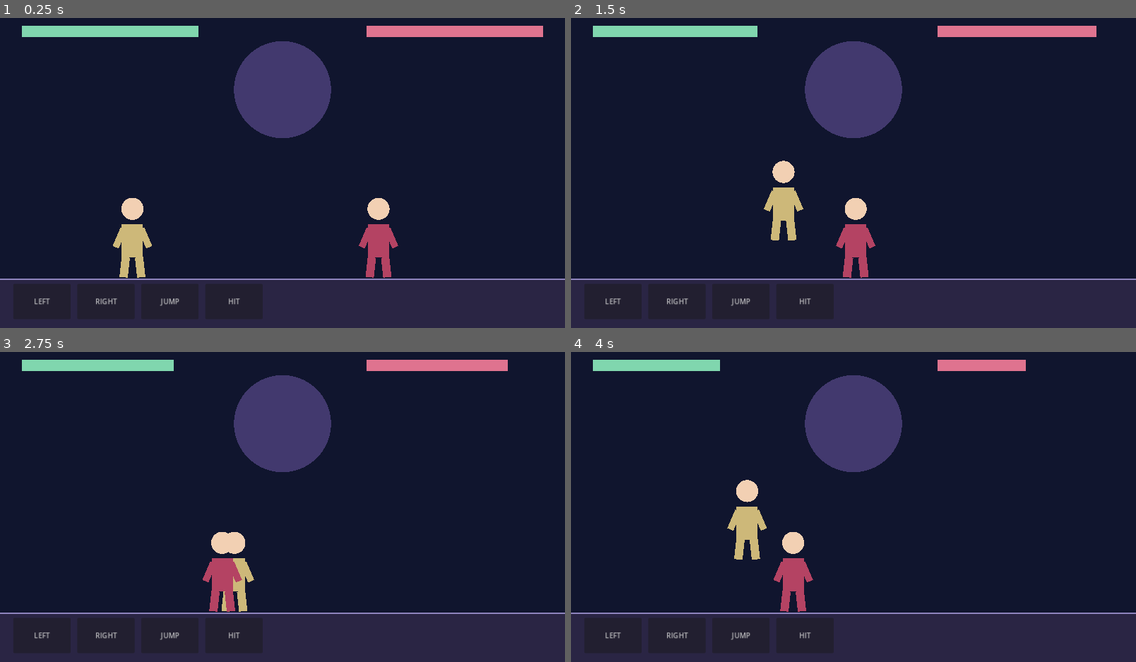
Above: before the commit, frames 1-4 (two rows, left to right).
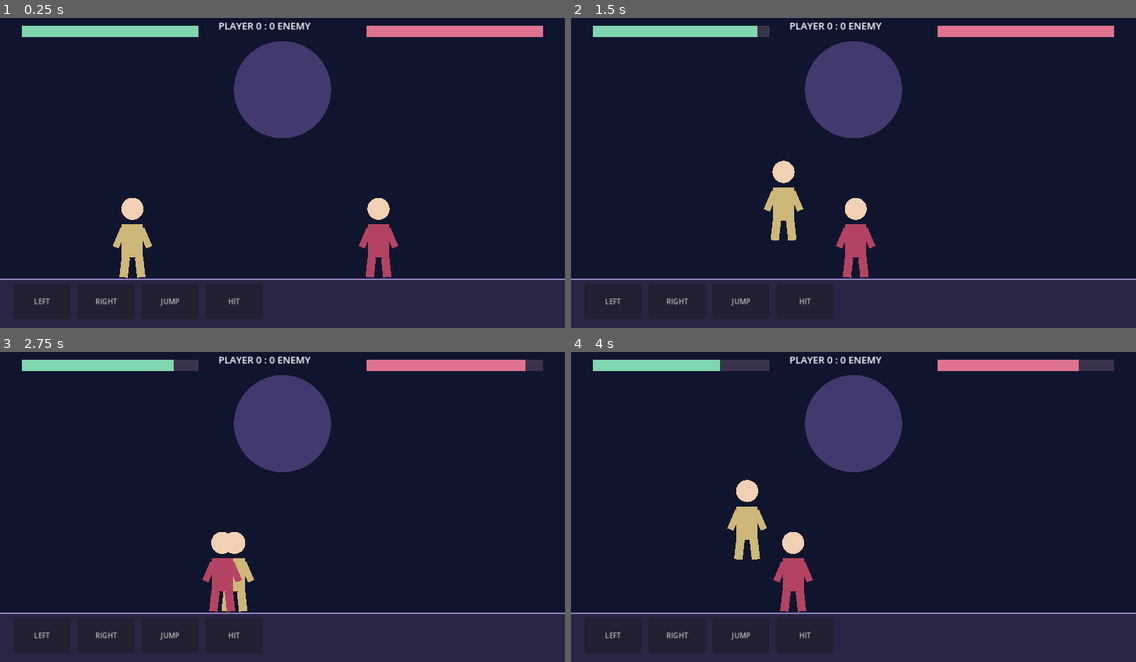
Above: after the commit, the same moments.

Repository: PerchikHot/Eclipse-Arena-
Game: Godot game, scene res://scenes/Main.tscn
Two runs of this game, one before a commit and one after it. Both use one fixed random seed, a clock stepped at 60 frames per second and the inputs below.
Inputs:
- Up to frame 1 (0.25 s): no input
- Up to frame 2 (1.5 s): hold D 0.53-1.28 s; hold J 0.53-1.28 s; tap Space at 0.77 s; hold A from 1.28 s (still down); tap J at 1.35 s
- Up to frame 3 (2.75 s): tap Space at 1.52 s; release A at 2.03 s; hold D from 2.03 s (still down); hold J from 2.03 s (still down)
- Up to frame 4 (4 s): release D at 2.78 s; release J at 2.78 s; hold W 2.78-3.53 s; tap J at 2.85 s; tap Space at 3.02, 3.77 s; hold A from 3.53 s (still down); hold J from 3.53 s (still down)

The runs differ from the first frame. In frame 1, 0.2% of the frame differs, in the area x 38-55%, y 1-4%; in frame 2, 0.4%; in frame 3, 0.6%; in frame 4, 1.1%, in the area x 26-97%, y 1-7%.

Commit message:
Add win lose round flow and restart button

Diff:
--- a/scripts/main.gd
+++ b/scripts/main.gd
@@ -12,6 +12,12 @@
 var right_rig := {}
 var controls := {}
 var held := {}
+var round_over := false
+var player_wins := 0
+var enemy_wins := 0
+var score_label: Label
+var result_label: Label
+var restart_button: Button
 
 func _ready() -> void:
     left_rig = make_rig()
@@ -27,6 +33,51 @@
         held[label] = false
         button.button_down.connect(func(): held[label] = true)
         button.button_up.connect(func(): held[label] = false)
+    score_label = Label.new()
+    score_label.position = Vector2(495, 20)
+    score_label.add_theme_font_size_override("font_size", 22)
+    score_label.text = "PLAYER 0 : 0 ENEMY"
+    add_child(score_label)
+    result_label = Label.new()
+    result_label.position = Vector2(500, 280)
+    result_label.add_theme_font_size_override("font_size", 42)
+    result_label.visible = false
+    add_child(result_label)
+    restart_button = Button.new()
+    restart_button.text = "RESTART"
+    restart_button.position = Vector2(760, 620)
+    restart_button.size = Vector2(170, 80)
+    restart_button.visible = false
+    restart_button.pressed.connect(restart_round)
+    add_child(restart_button)
+
+func restart_round() -> void:
+    hp_left = 100
+    hp_right = 100
+    x_left = 300.0
+    x_right = 900.0
+    y_left = 610.0
+    velocity_y = 0.0
+    attack_cooldown = 0.0
+    enemy_cooldown = 0.0
+    round_over = false
+    result_label.visible = false
+    restart_button.visible = false
+    queue_redraw()
+
+func finish_round(player_won: bool) -> void:
+    if round_over:
+        return
+    round_over = true
+    if player_won:
+        player_wins += 1
+        result_label.text = "YOU WIN!"
+    else:
+        enemy_wins += 1
+        result_label.text = "YOU LOSE!"
+    score_label.text = "PLAYER %d : %d ENEMY" % [player_wins, enemy_wins]
+    result_label.visible = true
+    restart_button.visible = true
 
 func make_rig() -> Dictionary:
     var anchors := {}
@@ -35,6 +86,8 @@
     return anchors
 
 func _process(delta: float) -> void:
+    if round_over:
+        return
     attack_cooldown = maxf(0, attack_cooldown - delta)
     enemy_cooldown = maxf(0, enemy_cooldown - delta)
     var left_pressed: bool = Input.is_key_pressed(KEY_A) or held["LEFT"]
@@ -50,14 +103,18 @@
     if y_left >= 610:
         velocity_y = 0
     if hit_pressed and attack_cooldown <= 0:
-        attack_cooldown = 0.35
+        attack_cooldown = 0.55
         if absf(x_left - x_right) < 145:
             hp_right = maxi(0, hp_right - 10)
+            if hp_right == 0:
+                finish_round(true)
     if hp_left > 0 and hp_right > 0:
         x_right += signf(x_left - x_right) * 170 * delta if absf(x_left - x_right) > 110 else 0.0
         if absf(x_left - x_right) < 140 and enemy_cooldown <= 0:
             enemy_cooldown = 0.85
             hp_left = maxi(0, hp_left - 7)
+            if hp_left == 0:
+                finish_round(false)
     queue_redraw()
 
 func _draw() -> void:
@@ -67,6 +124,8 @@
     draw_line(Vector2(0, 610), Vector2(1280, 610), Color("#8e84be"), 4)
     draw_fighter(Vector2(x_left, y_left), Color("#cdb879"))
     draw_fighter(Vector2(x_right, 610), Color("#b44363"))
+    draw_rect(Rect2(50, 35, 400, 26), Color("#393349"))
+    draw_rect(Rect2(830, 35, 400, 26), Color("#393349"))
     draw_rect(Rect2(50, 35, hp_left * 4, 26), Color("#80d6ae"))
     draw_rect(Rect2(830, 35, hp_right * 4, 26), Color("#df738f"))
 
